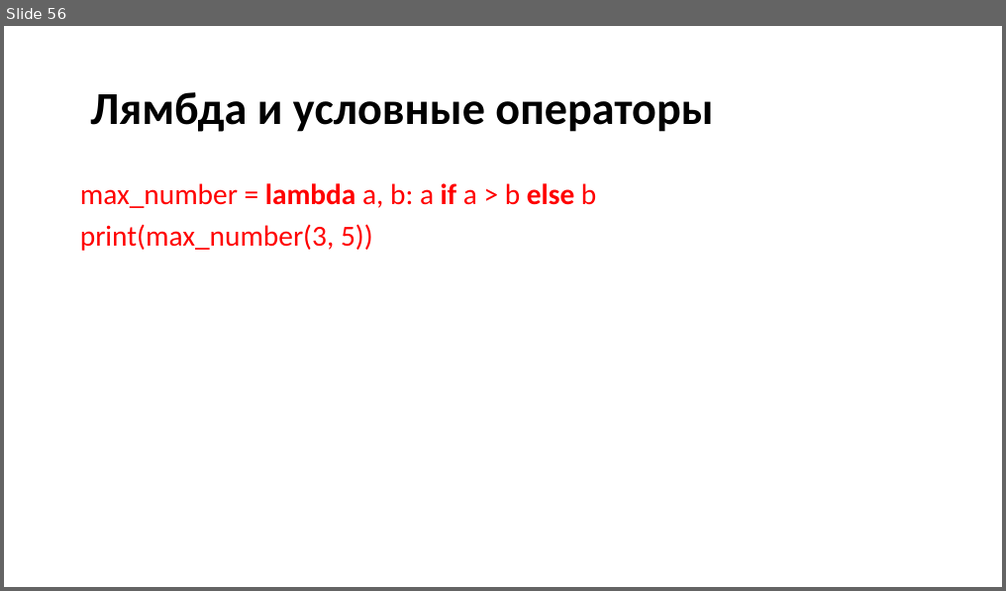
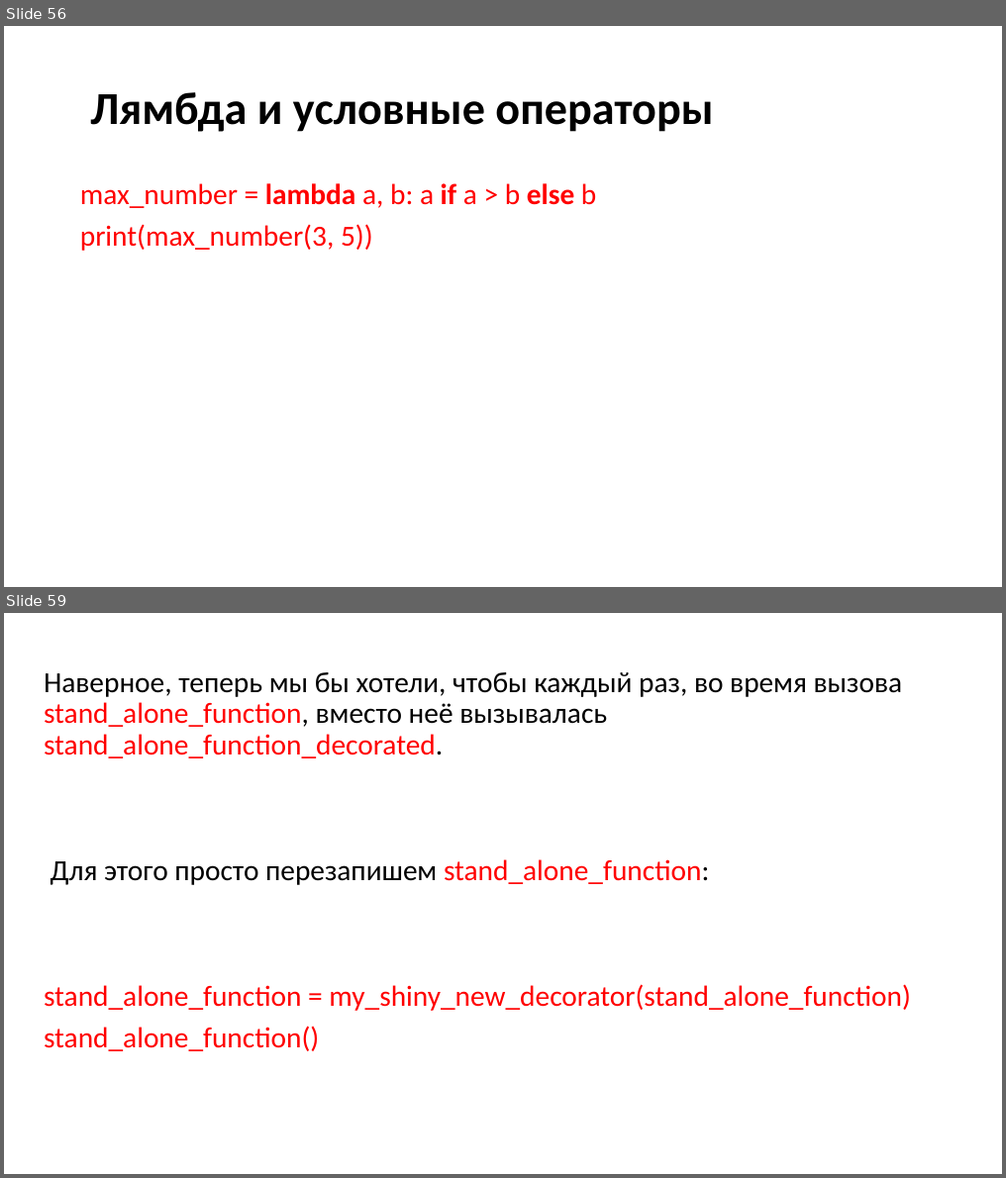
Before and after one commit to xDes-by/test, a slide deck: Презентация5.pptx. Shown one above the other, each under a label of ours: slide 56 before the commit, slides 56 and 59 after it; the slides between them are not shown. The pictures are 1006x591 and 1006x1178 pixels, drawn with LibreOffice and Linux fonts; fonts in the diff are those of the drawing. Boxes give left, top, right and bottom in pixels: in the first picture for what was removed or moved away, otherwise in the second. Text is boxed around its words. In the diff, an @@ line names an element or a change of style, - is before the commit and + after.

```diff
--- a/Презентация5.pptx
+++ b/Презентация5.pptx
@@ slide 59 added at [4, 613, 1002, 1174], background #FFFFFF @@
@@ text added at [44, 672, 910, 1052], 28 pt, text #FF0000 @@
+Наверное, теперь мы бы хотели, чтобы каждый раз, во время вызова stand_alone_function, вместо неё вызывалась stand_alone_function_decorated.
+Для этого просто перезапишем stand_alone_function:
+stand_alone_function = my_shiny_new_decorator(stand_alone_function)
+stand_alone_function()
```
Also in this commit, not shown: 8 other slides added, 1 other file.
